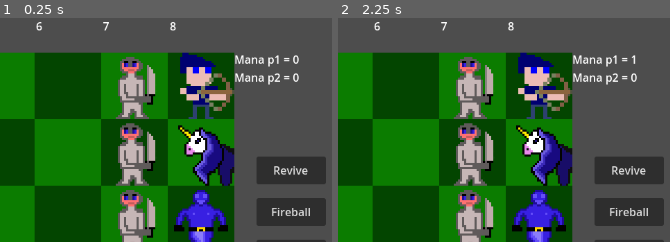
Above: before the commit, frames 1-2 (left to right).
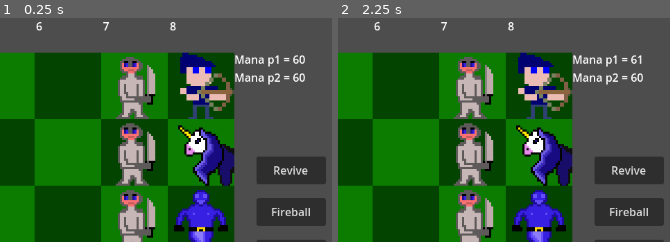
Above: after the commit, the same moments.

Repository: lolkekamin/Mage-fight
Game: Godot game, scene res://Game.tscn
Same seed, same stepped clock (60 frames per second), same inputs: the game is played once before the commit and once after it.
Inputs (mouse positions are % of the whole screen's width and height, from its top left):
- Up to frame 1 (0.25 s): no input
- Up to frame 2 (2.25 s): click (10, 15) at 0.5 s; click (20, 15) at 1.25 s; click (30, 15) at 2 s
The pictures show only the part of the screen within x 50-100%, y 0-50%; the shares and areas given below are measured in that part.

The runs differ from the first frame. In frame 1, 0.2% of the frame differs, in the area x 88-92%, y 16-29%; in frame 2, 0.2%.

Commit message:
fixing archer bug

Diff:
--- a/board.gd
+++ b/board.gd
@@ -41,8 +41,8 @@
 }
 var selected_pos = Vector2i(-1,-1)
 var turn = 1
-var mana_1 = 0
-var mana_2 = 0
+var mana_1 = 60
+var mana_2 = 60
 var status = false
 var state_button = false
 var fireball = false
@@ -942,10 +942,14 @@
 									board[selected_pos.x][selected_pos.y].type = characters.NONE
 									board[selected_pos.x][selected_pos.y].team = 0
 									if turn == 1:
-										turn = 2
+										if !extra:
+											turn = 2
+											extra = false
 										mana_1 += 1
 									else:
-										turn = 1
+										if !extra:
+											turn = 1
+											extra = false
 										mana_2 += 1
 									selected_pos = Vector2i(-1, -1)
 							characters.DRAGON:
Not shown, changed: .gitattributes
Not shown, changed: .gitignore
